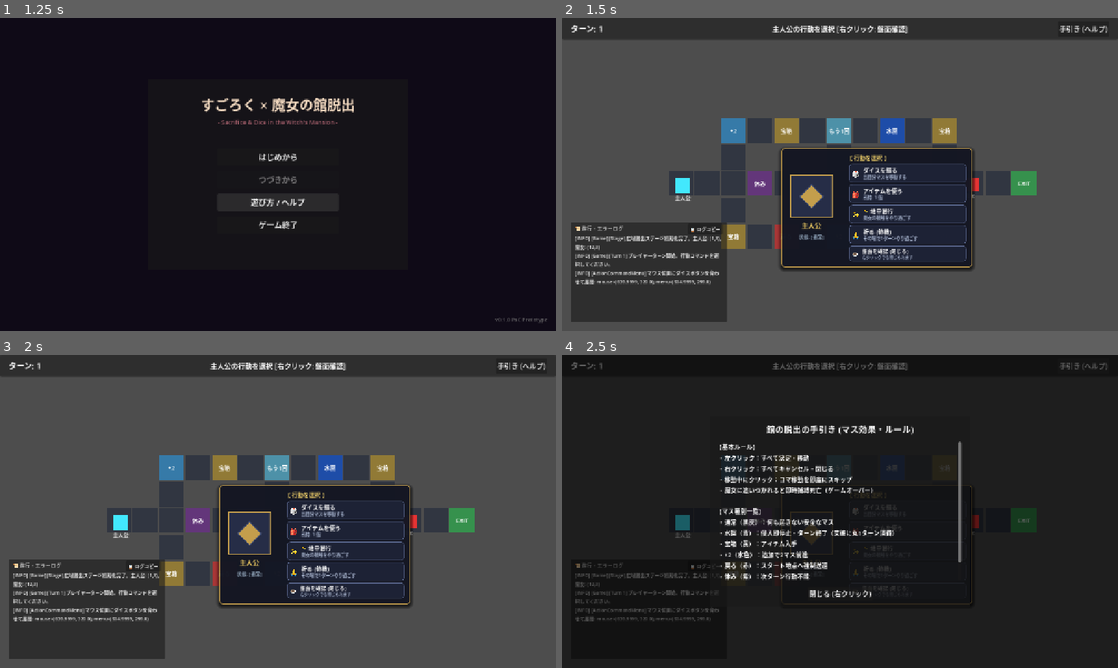
Above: before the commit, frames 1-4 (two rows, left to right).
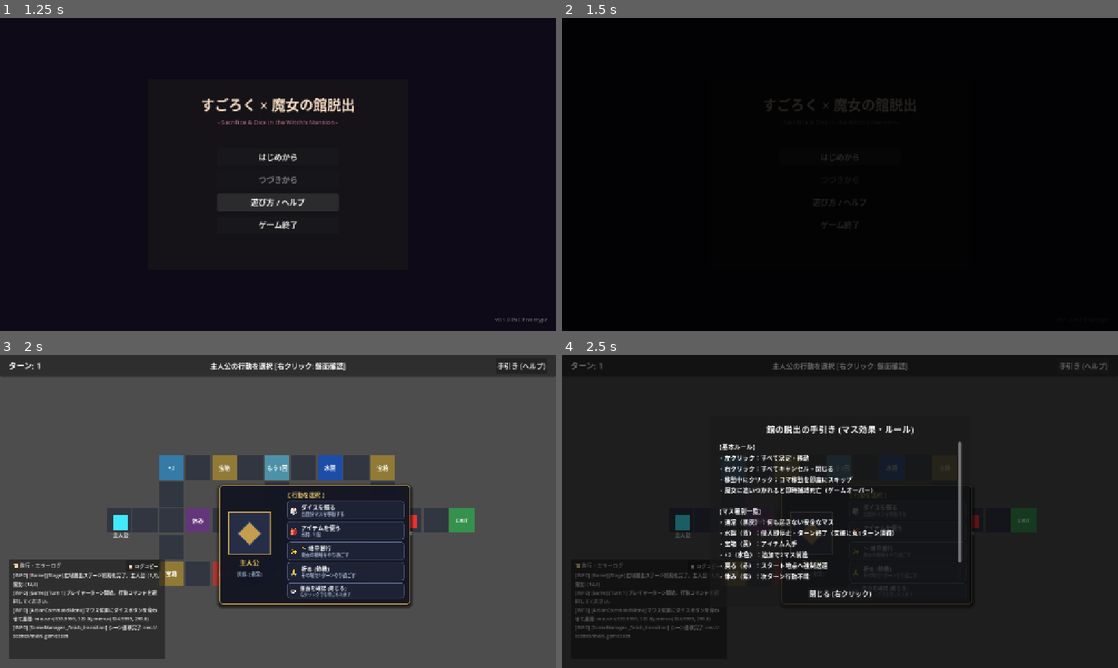
Above: after the commit, the same moments.

Repository: mkf58/sugoroku_dassyutu
Game: Godot game, scene res://scenes/title_screen.tscn
The game is run twice, just before and just after one commit, with the same random seed, the same clock (stepped at 60 frames per second) and the same inputs.
Inputs:
- Up to frame 1 (1.25 s): click "遊び方 / ヘルプ" at 0.5 s
- Up to frame 2 (1.5 s): click "はじめから" at 1.25 s
- Up to frame 3 (2 s): no input
- Up to frame 4 (2.5 s): click "手引き (ヘルプ)" at 2 s

Frame 1 is identical in both runs. In frame 2, 100% of the frame differs, in the area x 0-100%, y 0-100%; in frame 3, 0.3%; in frame 4, 0.2%.
Error before the commit: Parse Error: Class "SceneManager" hides an autoload singleton. (res://src/core/scene_manager.gd:1)
Error after the commit: Invalid call. Nonexistent function 'show_modal' in base 'Control (HelpModal)'. (res://src/ui/title_screen.gd:52)

Commit message:
fix(core): remove class_name conflict in SceneManager autoload and unify 4-space indentation

Diff:
--- a/実装コード/src/core/scene_manager.gd
+++ b/実装コード/src/core/scene_manager.gd
@@ -1,4 +1,3 @@
-class_name SceneManager
 extends Node
 
 ## 画面遷移管理Autoloadシングルトン
@@ -22,102 +21,101 @@
 var fade_rect: ColorRect = null
 
 func _ready() -> void:
-	if not is_test_mode:
-		_setup_fade_overlay()
-	if get_tree() and get_tree().current_scene:
-		current_scene_path = get_tree().current_scene.scene_file_path
+    if not is_test_mode:
+        _setup_fade_overlay()
+    if get_tree() and get_tree().current_scene:
+        current_scene_path = get_tree().current_scene.scene_file_path
 
 func _setup_fade_overlay() -> void:
-	fade_layer = CanvasLayer.new()
-	fade_layer.layer = 128 # 最前面
-	fade_layer.name = "SceneManagerFadeLayer"
+    fade_layer = CanvasLayer.new()
+    fade_layer.layer = 128 # 最前面
+    fade_layer.name = "SceneManagerFadeLayer"
 
-	fade_rect = ColorRect.new()
-	fade_rect.name = "FadeRect"
-	fade_rect.color = Color(0, 0, 0, 0)
-	fade_rect.set_anchors_and_offsets_preset(Control.PRESET_FULL_RECT)
-	fade_rect.mouse_filter = Control.MOUSE_FILTER_IGNORE
+    fade_rect = ColorRect.new()
+    fade_rect.name = "FadeRect"
+    fade_rect.color = Color(0, 0, 0, 0)
+    fade_rect.set_anchors_and_offsets_preset(Control.PRESET_FULL_RECT)
+    fade_rect.mouse_filter = Control.MOUSE_FILTER_IGNORE
 
-	fade_layer.add_child(fade_rect)
-	add_child(fade_layer)
+    fade_layer.add_child(fade_rect)
+    add_child(fade_layer)
 
 ## シーン遷移実行
 func change_scene(target_path: String, params: Dictionary = {}, with_fade: bool = true) -> void:
-	if is_transitioning:
-		DebugLogger.warn("SceneManager.change_scene", "遷移処理中のため要求を無視しました: %s" % target_path)
-		return
+    if is_transitioning:
+        DebugLogger.warn("SceneManager.change_scene", "遷移処理中のため要求を無視しました: %s" % target_path)
+        return
 
-	is_transitioning = true
-	target_scene_path = target_path
+    is_transitioning = true
+    target_scene_path = target_path
 
-	for k in params.keys():
-		scene_params[k] = params[k]
+    for k in params.keys():
+        scene_params[k] = params[k]
 
-	emit_signal("transition_started", target_path)
-	DebugLogger.info("SceneManager.change_scene", "シーン遷移開始 -> %s (with_fade=%s)" % [target_path, str(with_fade)])
+    emit_signal("transition_started", target_path)
+    DebugLogger.info("SceneManager.change_scene", "シーン遷移開始 -> %s (with_fade=%s)" % [target_path, str(with_fade)])
 
-	if is_test_mode or not with_fade or fade_rect == null:
-		_perform_scene_change()
-		return
+    if is_test_mode or not with_fade or fade_rect == null:
+        _perform_scene_change()
+        return
 
-	# フェードアウト（黒く暗転）
-	fade_rect.mouse_filter = Control.MOUSE_FILTER_STOP
-	var tween = create_tween()
-	tween.tween_property(fade_rect, "color:a", 1.0, 0.3).set_trans(Tween.TRANS_QUAD).set_ease(Tween.EASE_OUT)
-	tween.tween_callback(func():
-		_perform_scene_change()
-	)
+    # フェードアウト（黒く暗転）
+    fade_rect.mouse_filter = Control.MOUSE_FILTER_STOP
+    var tween = create_tween()
+    tween.tween_property(fade_rect, "color:a", 1.0, 0.3).set_trans(Tween.TRANS_QUAD).set_ease(Tween.EASE_OUT)
+    tween.tween_callback(func():
+        _perform_scene_change()
+    )
 
 func _perform_scene_change() -> void:
-	var tree = get_tree()
-	if tree and not is_test_mode:
-		var err = tree.change_scene_to_file(target_scene_path)
-		if err != OK:
-			DebugLogger.error("SceneManager._perform_scene_change", "シーン読み込み失敗: %s (Error code: %d)" % [target_scene_path, err])
-			_finish_transition()
-			return
-		current_scene_path = target_scene_path
-		# シーン切り替え完了待ち後にフェードイン
-		call_deferred("_fade_in_after_load")
-	else:
-		_finish_transition()
+    var tree = get_tree()
+    if tree and not is_test_mode:
+        var err = tree.change_scene_to_file(target_scene_path)
+        if err != OK:
+            DebugLogger.error("SceneManager._perform_scene_change", "シーン読み込み失敗: %s (Error code: %d)" % [target_scene_path, err])
+            _finish_transition()
+            return
+        current_scene_path = target_scene_path
+        call_deferred("_fade_in_after_load")
+    else:
+        _finish_transition()
 
 func _fade_in_after_load() -> void:
-	if fade_rect == null or is_test_mode:
-		_finish_transition()
-		return
+    if fade_rect == null or is_test_mode:
+        _finish_transition()
+        return
 
-	var tween = create_tween()
-	tween.tween_property(fade_rect, "color:a", 0.0, 0.3).set_trans(Tween.TRANS_QUAD).set_ease(Tween.EASE_IN)
-	tween.tween_callback(func():
-		fade_rect.mouse_filter = Control.MOUSE_FILTER_IGNORE
-		_finish_transition()
-	)
+    var tween = create_tween()
+    tween.tween_property(fade_rect, "color:a", 0.0, 0.3).set_trans(Tween.TRANS_QUAD).set_ease(Tween.EASE_IN)
+    tween.tween_callback(func():
+        fade_rect.mouse_filter = Control.MOUSE_FILTER_IGNORE
+        _finish_transition()
+    )
 
 func _finish_transition() -> void:
-	is_transitioning = false
-	var finished_path = target_scene_path
-	emit_signal("transition_finished", finished_path)
-	DebugLogger.info("SceneManager._finish_transition", "シーン遷移完了: %s" % finished_path)
+    is_transitioning = false
+    var finished_path = target_scene_path
+    emit_signal("transition_finished", finished_path)
+    DebugLogger.info("SceneManager._finish_transition", "シーン遷移完了: %s" % finished_path)
 
 ## タイトル画面への遷移
 func change_to_title(with_fade: bool = true) -> void:
-	change_scene(SCENE_TITLE, {}, with_fade)
+    change_scene(SCENE_TITLE, {}, with_fade)
 
 ## メインゲーム画面への遷移
 func change_to_main_game(stage_id: String = "STAGE_1", with_fade: bool = true) -> void:
-	var params = {}
-	if not stage_id.is_empty():
-		params["stage_id"] = stage_id
-	change_scene(SCENE_MAIN_GAME, params, with_fade)
+    var params = {}
+    if not stage_id.is_empty():
+        params["stage_id"] = stage_id
+    change_scene(SCENE_MAIN_GAME, params, with_fade)
 
 ## パラメータ設定・取得
 func set_param(key: String, value: Variant) -> void:
-	scene_params[key] = value
+    scene_params[key] = value
 
 func get_param(key: String, default_value: Variant = null) -> Variant:
-	return scene_params.get(key, default_value)
+    return scene_params.get(key, default_value)
 
 ## セーブデータ簡易判定（PoC用）
 func has_save_data() -> bool:
-	return scene_params.has("has_cleared_stage") or FileAccess.file_exists("user://save_data.json")
+    return scene_params.has("has_cleared_stage") or FileAccess.file_exists("user://save_data.json")
--- a/実装コード/src/ui/title_screen.gd
+++ b/実装コード/src/ui/title_screen.gd
@@ -11,46 +11,46 @@
 @onready var help_modal: HelpModal = $CanvasLayer/HelpModal
 
 func _ready() -> void:
-	new_game_btn.pressed.connect(_on_new_game_pressed)
-	continue_btn.pressed.connect(_on_continue_pressed)
-	help_btn.pressed.connect(_on_help_pressed)
-	quit_btn.pressed.connect(_on_quit_pressed)
+    new_game_btn.pressed.connect(_on_new_game_pressed)
+    continue_btn.pressed.connect(_on_continue_pressed)
+    help_btn.pressed.connect(_on_help_pressed)
+    quit_btn.pressed.connect(_on_quit_pressed)
 
-	# セーブデータが存在しない場合は「つづきから」を無効化（または薄く表示）
-	var has_save = false
-	if Engine.has_singleton("SceneManager"):
-		var sm = Engine.get_singleton("SceneManager")
-		has_save = sm.has_save_data()
-	elif get_node_or_null("/root/SceneManager"):
-		var sm = get_node("/root/SceneManager")
-		has_save = sm.has_save_data()
+    # セーブデータが存在しない場合は「つづきから」を無効化（または薄く表示）
+    var has_save = false
+    if Engine.has_singleton("SceneManager"):
+        var sm = Engine.get_singleton("SceneManager")
+        has_save = sm.has_save_data()
+    elif get_node_or_null("/root/SceneManager"):
+        var sm = get_node("/root/SceneManager")
+        has_save = sm.has_save_data()
 
-	continue_btn.disabled = not has_save
-	if not has_save:
-		continue_btn.tooltip_text = "セーブデータが存在しません"
+    continue_btn.disabled = not has_save
+    if not has_save:
+        continue_btn.tooltip_text = "セーブデータが存在しません"
 
-	# 初期フォーカスを「はじめから」へ
-	new_game_btn.grab_focus()
+    # 初期フォーカスを「はじめから」へ
+    new_game_btn.grab_focus()
 
 func _on_new_game_pressed() -> void:
-	DebugLogger.info("TitleScreen._on_new_game_pressed", "「はじめから」が選択されました")
-	if get_node_or_null("/root/SceneManager"):
-		get_node("/root/SceneManager").change_to_main_game("STAGE_1")
-	else:
-		# シングルトン未配置時のフォールバック
-		get_tree().change_scene_to_file("res://scenes/main_game.tscn")
+    DebugLogger.info("TitleScreen._on_new_game_pressed", "「はじめから」が選択されました")
+    if get_node_or_null("/root/SceneManager"):
+        get_node("/root/SceneManager").change_to_main_game("STAGE_1")
+    else:
+        # シングルトン未配置時のフォールバック
+        get_tree().change_scene_to_file("res://scenes/main_game.tscn")
 
 func _on_continue_pressed() -> void:
-	DebugLogger.info("TitleScreen._on_continue_pressed", "「つづきから」が選択されました")
-	if get_node_or_null("/root/SceneManager"):
-		get_node("/root/SceneManager").change_to_main_game("STAGE_1")
-	else:
-		get_tree().change_scene_to_file("res://scenes/main_game.tscn")
+    DebugLogger.info("TitleScreen._on_continue_pressed", "「つづきから」が選択されました")
+    if get_node_or_null("/root/SceneManager"):
+        get_node("/root/SceneManager").change_to_main_game("STAGE_1")
+    else:
+        get_tree().change_scene_to_file("res://scenes/main_game.tscn")
 
 func _on_help_pressed() -> void:
-	if help_modal:
-		help_modal.show_modal()
+    if help_modal:
+        help_modal.show_modal()
 
 func _on_quit_pressed() -> void:
-	DebugLogger.info("TitleScreen._on_quit_pressed", "ゲームを終了します")
-	get_tree().quit()
+    DebugLogger.info("TitleScreen._on_quit_pressed", "ゲームを終了します")
+    get_tree().quit()
--- a/実装コード/tests/test_scene_manager.gd
+++ b/実装コード/tests/test_scene_manager.gd
@@ -1,72 +1,72 @@
 class_name TestSceneManager
 extends TestCase
 
-const SceneManagerClass = preload("res://src/core/scene_manager.gd")
+const SceneManagerScript = preload("res://src/core/scene_manager.gd")
 
 func run_all() -> void:
-	test_change_scene_registers_target()
-	test_scene_param_get_and_set()
-	test_convenience_methods()
-	test_prevent_double_transition()
-	test_invalid_param_key()
-	test_empty_params_dictionary()
+    test_change_scene_registers_target()
+    test_scene_param_get_and_set()
+    test_convenience_methods()
+    test_prevent_double_transition()
+    test_invalid_param_key()
+    test_empty_params_dictionary()
 
 ## UT-SCENE-N01: 遷移要求時に目的シーンとパラメータが正しく記録されること
 func test_change_scene_registers_target() -> void:
-	var sm = SceneManagerClass.new()
-	sm.is_test_mode = true
+    var sm = SceneManagerScript.new()
+    sm.is_test_mode = true
 
-	sm.change_scene("res://scenes/test_target.tscn", {"stage_id": "STAGE_1", "score": 100}, false)
-	assert_eq(sm.target_scene_path, "res://scenes/test_target.tscn", "UT-SCENE-N01: 遷移先パスが記録されること")
-	assert_eq(sm.get_param("stage_id"), "STAGE_1", "UT-SCENE-N01: 渡したパラメータが保持されること")
-	assert_eq(sm.get_param("score"), 100, "UT-SCENE-N01: 数値パラメータが保持されること")
+    sm.change_scene("res://scenes/test_target.tscn", {"stage_id": "STAGE_1", "score": 100}, false)
+    assert_eq(sm.target_scene_path, "res://scenes/test_target.tscn", "UT-SCENE-N01: 遷移先パスが記録されること")
+    assert_eq(sm.get_param("stage_id"), "STAGE_1", "UT-SCENE-N01: 渡したパラメータが保持されること")
+    assert_eq(sm.get_param("score"), 100, "UT-SCENE-N01: 数値パラメータが保持されること")
 
 ## UT-SCENE-N02: パラメータの設定・取得・デフォルト値返却
 func test_scene_param_get_and_set() -> void:
-	var sm = SceneManagerClass.new()
-	sm.is_test_mode = true
+    var sm = SceneManagerScript.new()
+    sm.is_test_mode = true
 
-	sm.set_param("hero_alive", true)
-	assert_eq(sm.get_param("hero_alive"), true, "UT-SCENE-N02: set_paramした値がget_paramで取得できること")
+    sm.set_param("hero_alive", true)
+    assert_eq(sm.get_param("hero_alive"), true, "UT-SCENE-N02: set_paramした値がget_paramで取得できること")
 
 ## UT-SCENE-N03: 定数パスへの簡易遷移メソッド
 func test_convenience_methods() -> void:
-	var sm = SceneManagerClass.new()
-	sm.is_test_mode = true
+    var sm = SceneManagerScript.new()
+    sm.is_test_mode = true
 
-	sm.change_to_title(false)
-	assert_eq(sm.target_scene_path, sm.SCENE_TITLE, "UT-SCENE-N03: change_to_titleでSCENE_TITLEがターゲットになること")
+    sm.change_to_title(false)
+    assert_eq(sm.target_scene_path, sm.SCENE_TITLE, "UT-SCENE-N03: change_to_titleでSCENE_TITLEがターゲットになること")
 
-	sm.change_to_main_game("STAGE_2", false)
-	assert_eq(sm.target_scene_path, sm.SCENE_MAIN_GAME, "UT-SCENE-N03: change_to_main_gameでSCENE_MAIN_GAMEがターゲットになること")
-	assert_eq(sm.get_param("stage_id"), "STAGE_2", "UT-SCENE-N03: 指定ステージIDがパラメータに保存されること")
+    sm.change_to_main_game("STAGE_2", false)
+    assert_eq(sm.target_scene_path, sm.SCENE_MAIN_GAME, "UT-SCENE-N03: change_to_main_gameでSCENE_MAIN_GAMEがターゲットになること")
+    assert_eq(sm.get_param("stage_id"), "STAGE_2", "UT-SCENE-N03: 指定ステージIDがパラメータに保存されること")
 
 ## UT-SCENE-E01: 遷移中フラグ中の重複実行防御
 func test_prevent_double_transition() -> void:
-	var sm = SceneManagerClass.new()
-	sm.is_test_mode = true
-	sm.is_transitioning = true
+    var sm = SceneManagerScript.new()
+    sm.is_test_mode = true
+    sm.is_transitioning = true
 
-	sm.target_scene_path = "res://scenes/original.tscn"
-	sm.change_scene("res://scenes/hacked.tscn", {}, false)
-	assert_eq(sm.target_scene_path, "res://scenes/original.tscn", "UT-SCENE-E01: is_transitioning中は新たな遷移要求が無視されること")
+    sm.target_scene_path = "res://scenes/original.tscn"
+    sm.change_scene("res://scenes/hacked.tscn", {}, false)
+    assert_eq(sm.target_scene_path, "res://scenes/original.tscn", "UT-SCENE-E01: is_transitioning中は新たな遷移要求が無視されること")
 
 ## UT-SCENE-E02: 存在しないキーのデフォルト値取得
 func test_invalid_param_key() -> void:
-	var sm = SceneManagerClass.new()
-	sm.is_test_mode = true
+    var sm = SceneManagerScript.new()
+    sm.is_test_mode = true
 
-	var val = sm.get_param("non_existing_key", "default_val")
-	assert_eq(val, "default_val", "UT-SCENE-E02: 未定義キーは指定のデフォルト値を返却すること")
-	var nil_val = sm.get_param("another_missing")
-	assert_eq(nil_val, null, "UT-SCENE-E02: デフォルト値省略時はnullを返却すること")
+    var val = sm.get_param("non_existing_key", "default_val")
+    assert_eq(val, "default_val", "UT-SCENE-E02: 未定義キーは指定のデフォルト値を返却すること")
+    var nil_val = sm.get_param("another_missing")
+    assert_eq(nil_val, null, "UT-SCENE-E02: デフォルト値省略時はnullを返却すること")
 
 ## UT-SCENE-B01: 空の辞書を渡した場合の境界動作
 func test_empty_params_dictionary() -> void:
-	var sm = SceneManagerClass.new()
-	sm.is_test_mode = true
+    var sm = SceneManagerScript.new()
+    sm.is_test_mode = true
 
-	sm.set_param("old_key", "old_val")
-	sm.change_scene("res://scenes/another.tscn", {}, false)
-	assert_eq(sm.target_scene_path, "res://scenes/another.tscn", "UT-SCENE-B01: 空辞書でも正常に遷移先が設定されること")
-	assert_eq(sm.get_param("old_key"), "old_val", "UT-SCENE-B01: 空辞書渡しで既存パラメータは破壊されないこと")
+    sm.set_param("old_key", "old_val")
+    sm.change_scene("res://scenes/another.tscn", {}, false)
+    assert_eq(sm.target_scene_path, "res://scenes/another.tscn", "UT-SCENE-B01: 空辞書でも正常に遷移先が設定されること")
+    assert_eq(sm.get_param("old_key"), "old_val", "UT-SCENE-B01: 空辞書渡しで既存パラメータは破壊されないこと")
